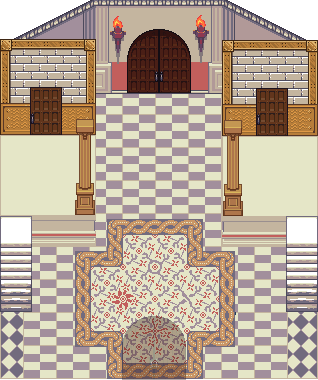
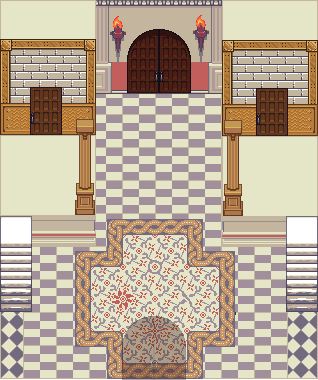
The second w=318, h=380 image is a revision of the first. Changes to its layers:
added layer "platform-02: 222, 0" in group "interior-walls" over [222, 0, 318, 40]
added layer "platform-03: 0, 0" in group "interior-walls" over [0, 0, 96, 39]
